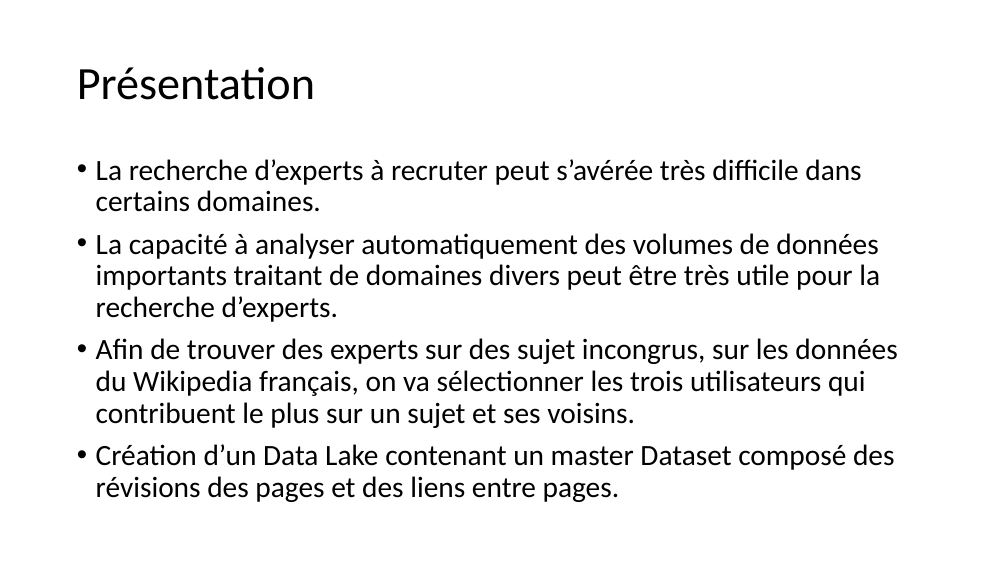
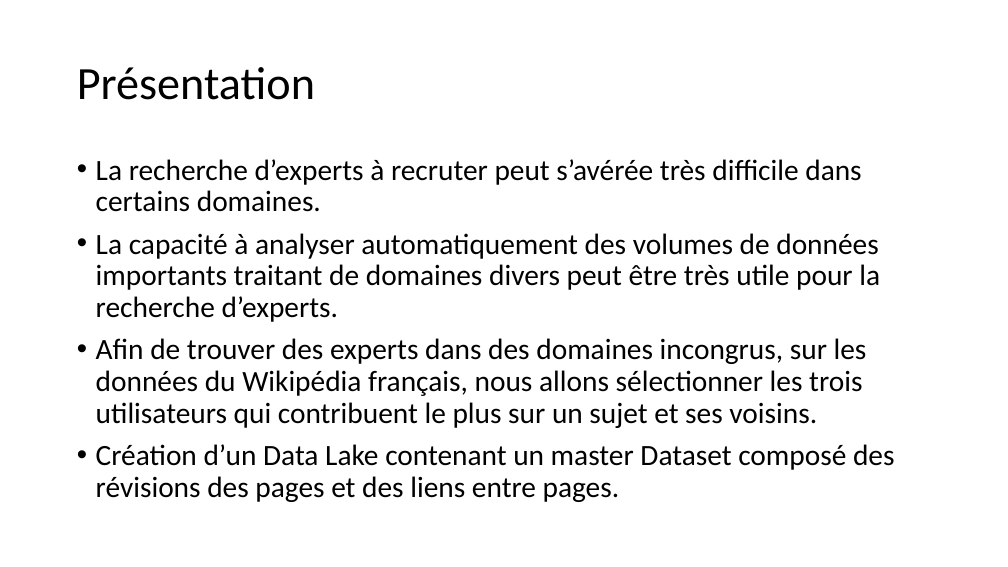
Before and after one commit to plawson/oc-project4, a slide deck: slide 2 of documents/Présentation_Analyse_Batch.pptx. Drawn at 1008x567 pixels with LibreOffice and Linux fonts; fonts in the diff are those of the drawing. Boxes give left, top, right and bottom in pixels: in the first picture for what was removed or moved away, otherwise in the second. Text is boxed around its words. In the diff, an @@ line names an element or a change of style, - is before the commit and + after.

Commit message:
Fixed some typo

```diff
--- a/documents/Présentation_Analyse_Batch.pptx
+++ b/documents/Présentation_Analyse_Batch.pptx
@@ text at (96, 338, 867, 428): text changed @@
-• Afin de trouver des experts sur des sujet incongrus, sur les données du Wikipedia français, on va sélectionner les trois utilisateurs qui contribuent le plus sur un sujet et ses voisins.
+• Afin de trouver des experts dans des domaines incongrus, sur les données du Wikipédia français, nous allons sélectionner les trois utilisateurs qui contribuent le plus sur un sujet et ses voisins.
```
Also in this commit, not shown: 1 other slide changed.
